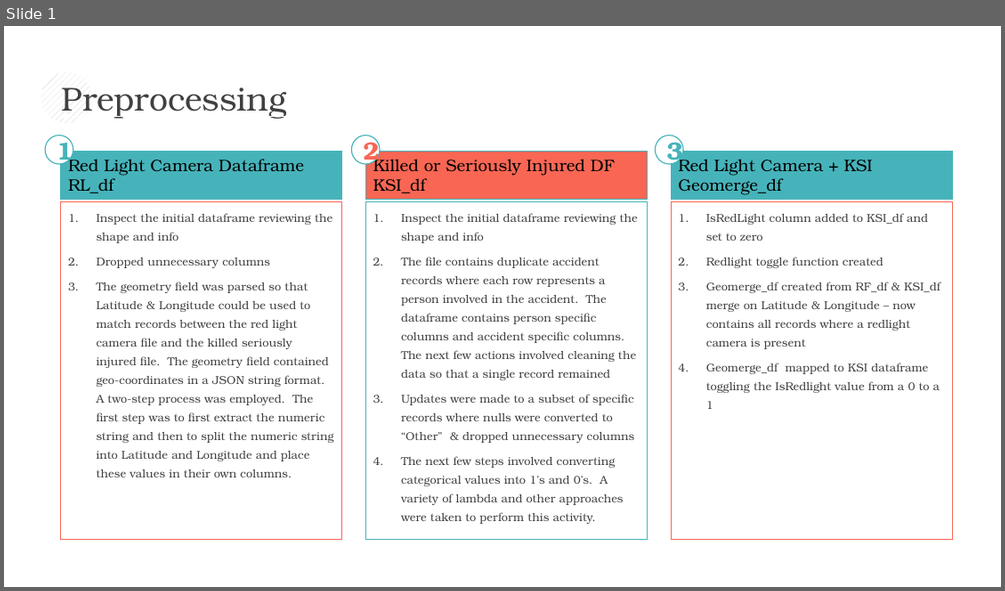
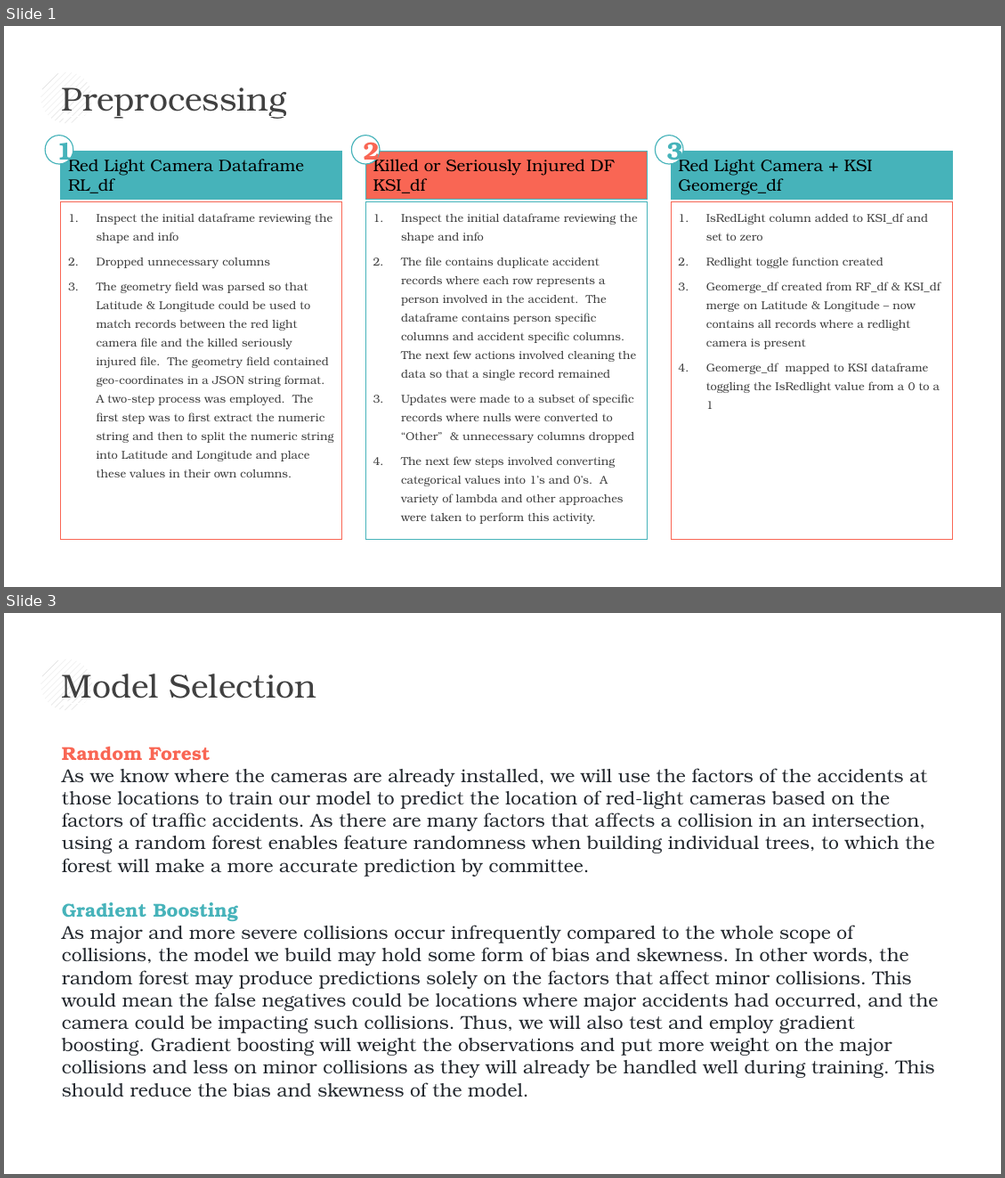
Before and after one commit to barharding/Crash-Detectives, a slide deck: ML Notebooks/ML_Steps_and_Outcomes_v1.pptx. Shown one above the other, each under a label of ours: slide 1 before the commit, slides 1 and 3 after it; the slides between them are not shown. The pictures are 1005x591 and 1005x1178 pixels, drawn with LibreOffice and Linux fonts; fonts in the diff are those of the drawing. Boxes give left, top, right and bottom in pixels: in the first picture for what was removed or moved away, otherwise in the second. Text is boxed around its words. In the diff, an @@ line names an element or a change of style, - is before the commit and + after.

```diff
--- a/ML Notebooks/ML_Steps_and_Outcomes_v1.pptx
+++ b/ML Notebooks/ML_Steps_and_Outcomes_v1.pptx
@@ slide 3 added at (x1=4, y1=613, x2=1001, y2=1174), background #FFFFFF @@
@@ ellipse added at (x1=40, y1=659, x2=91, y2=710), fill pattern #BFBFBF on #FFFFFF @@
@@ text added at (x1=62, y1=674, x2=316, y2=698), 32 pt, text #404040 @@
+Model Selection
@@ arrow added from (341, 704) to (65, 704), #D9D9D9 0.5 pt @@
@@ text added at (x1=62, y1=747, x2=938, y2=1096), 18 pt, text #24292F @@
+Random Forest
+As we know where the cameras are already installed, we will use the factors of the accidents at those locations to train our model to predict the location of red-light cameras based on the factors of traffic accidents. As there are many factors that affects a collision in an intersection, using a random forest enables feature randomness when building individual trees, to which the forest will make a more accurate prediction by committee.
+Gradient Boosting
+As major and more severe collisions occur infrequently compared to the whole scope of collisions, the model we build may hold some form of bias and skewness. In other words, the random forest may produce predictions solely on the factors that affect minor collisions. This would mean the false negatives could be locations where major accidents had occurred, and the camera could be impacting such collisions. Thus, we will also test and employ gradient boosting. Gradient boosting will weight the observations and put more weight on the major collisions and less on minor collisions as they will already be handled well during training. This should reduce the bias and skewness of the model.
@@ slide 1 changed as well @@
@@ text in rectangle at (x1=401, y1=394, x2=634, y2=443): text changed @@
-3. Updates were made to a subset of specific records where nulls were converted to “Other” & dropped unnecessary columns
+3. Updates were made to a subset of specific records where nulls were converted to “Other” & unnecessary columns dropped
```
Also in this commit, not shown: 5 other slides changed, 2 other slides added, 2 other files.
